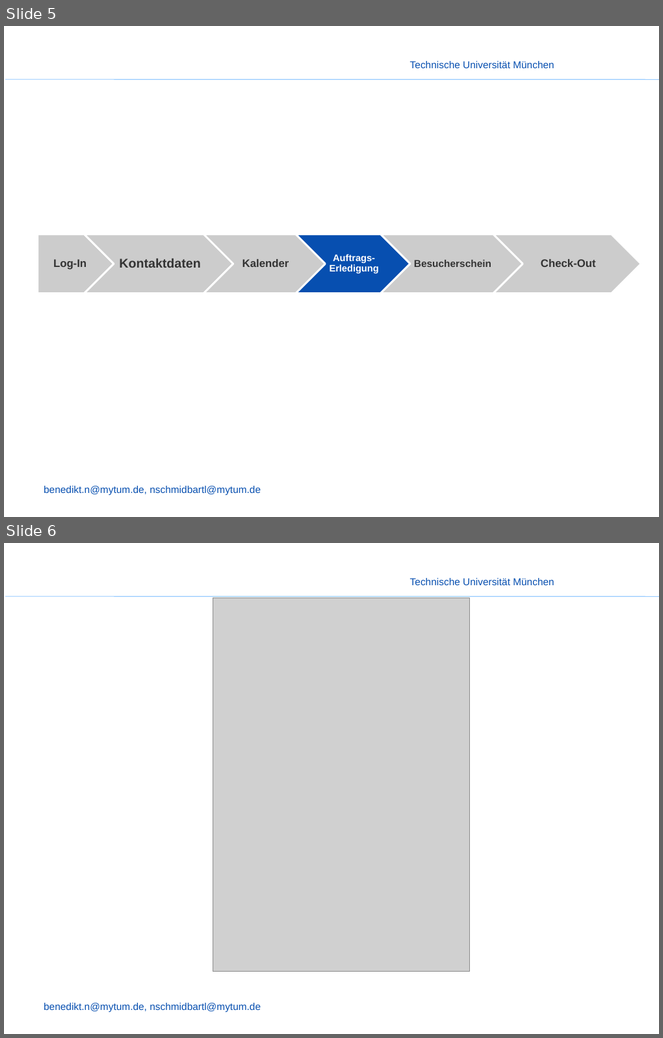
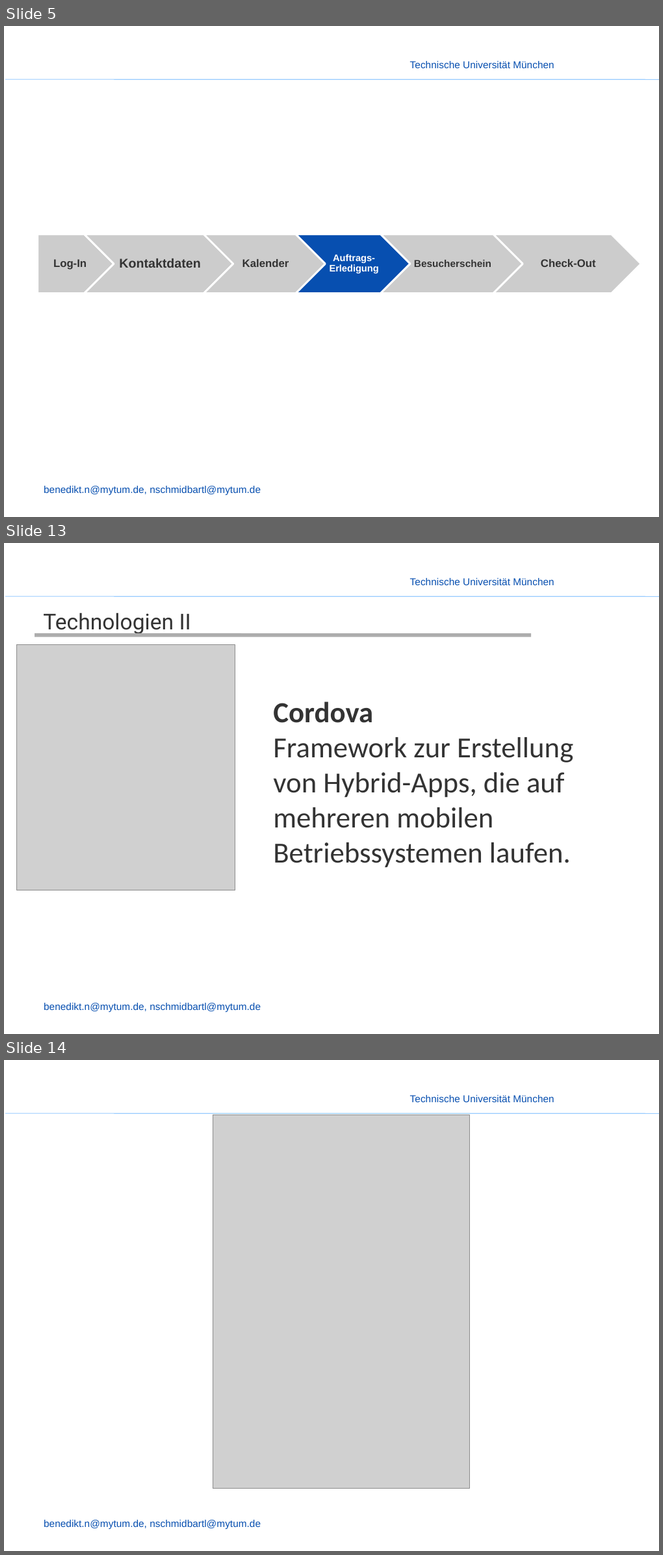
Before and after one commit to enjayes/logistikapp, a slide deck: Präsentation/Presentation - Nobbi.pptx. Shown one above the other, each under a label of ours: slides 5 and 6 before the commit, slides 5, 13 and 14 after it; the slides between them are not shown. The pictures are 663x1038 and 663x1555 pixels, drawn with LibreOffice and Linux fonts; fonts in the diff are those of the drawing; grey boxes stand for pictures; background and template pictures are left out. Boxes give left, top, right and bottom in pixels: in the first picture for what was removed or moved away, otherwise in the second. Text is boxed around its words. In the diff, an @@ line names an element or a change of style, - is before the commit and + after.

```diff
--- a/Präsentation/Presentation - Nobbi.pptx
+++ b/Präsentation/Presentation - Nobbi.pptx
@@ slide 13 added at [4,543,659,1034], background picture (left out); not listed: 3 template elements that a slide beside it also shows @@
@@ title added at [43,613,191,635], 24 pt, text #333333 @@
+  Technologien II
@@ line added from (35, 635) to (531, 635), #ADADAD 4 pt @@
@@ picture added at [17,645,235,891] @@
@@ text added at [273,702,573,868], 32 pt, text #333333 @@
+Cordova
+Framework zur Erstellung von Hybrid-Apps, die auf mehreren mobilen Betriebssystemen laufen.
@@ what was slide 6 is now slide 14 @@
```
Also in this commit, not shown: 3 slides changed, 5 other slides added, 2 slides removed.
